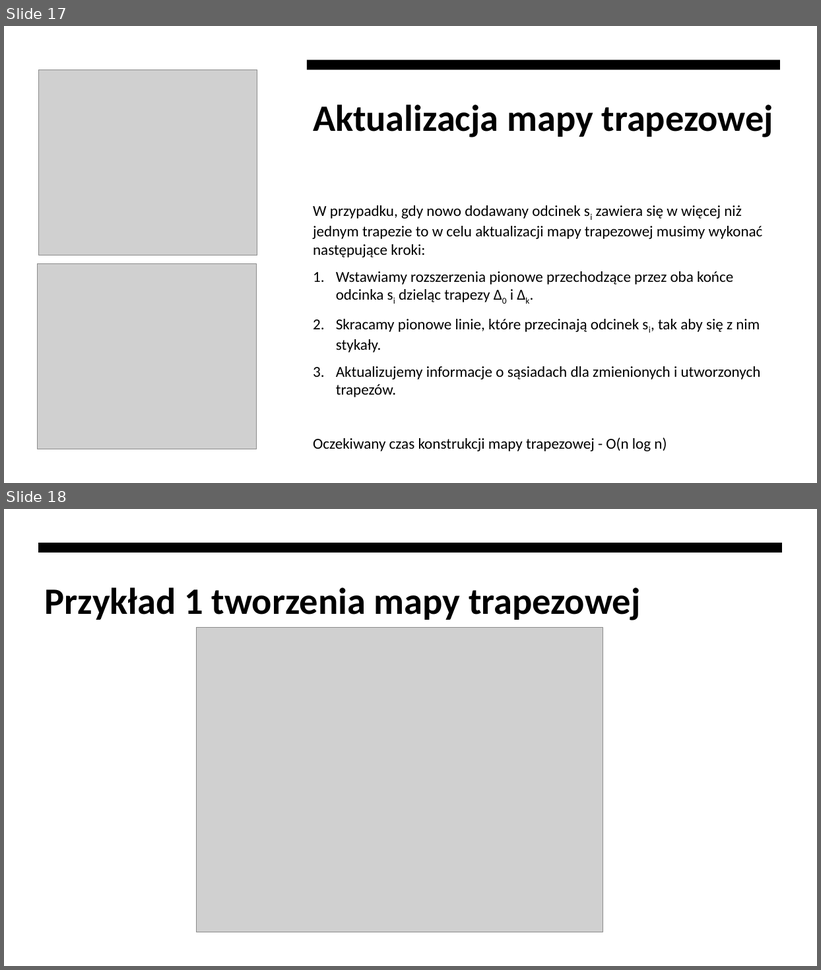
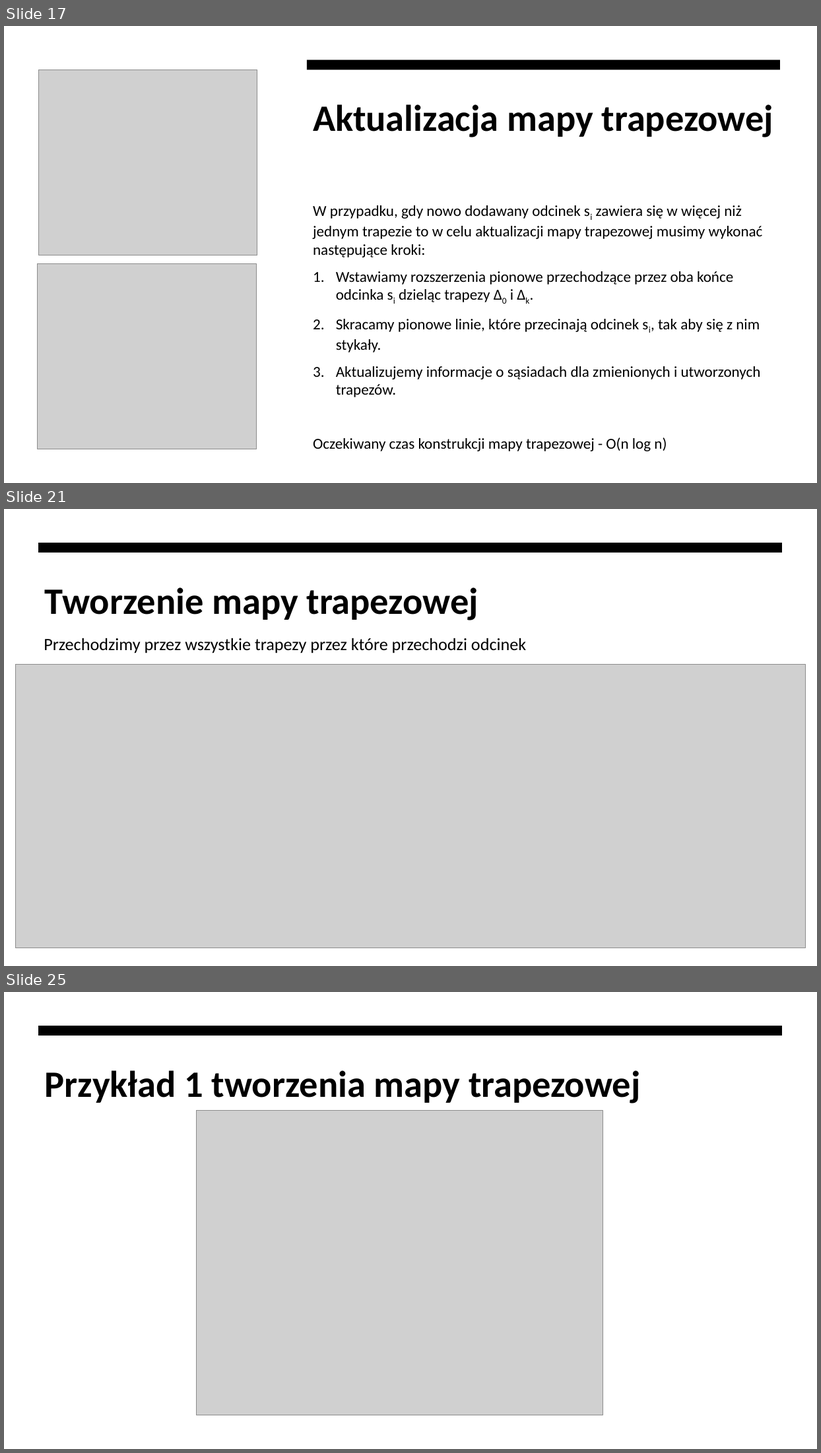
Before and after one commit to mcjwsn/Lokalizacja_punktu_na_plaszczynznie_przy_uzyciu_metody_trapezowej, a slide deck: Na razie niech zostanie powerpoint.pptx. Shown one above the other, each under a label of ours: slides 17 and 18 before the commit, slides 17, 21 and 25 after it; the slides between them are not shown. The pictures are 821x970 and 821x1453 pixels, drawn with LibreOffice and Linux fonts; fonts in the diff are those of the drawing; grey boxes stand for pictures. Boxes give left, top, right and bottom in pixels: in the first picture for what was removed or moved away, otherwise in the second. Text is boxed around its words. In the diff, an @@ line names an element or a change of style, - is before the commit and + after.

```diff
--- a/Na razie niech zostanie powerpoint.pptx
+++ b/Na razie niech zostanie powerpoint.pptx
@@ slide 21 added at [4, 509, 817, 966], background #FFFFFF @@
@@ rectangle added at [4, 509, 817, 966], fill #FFFFFF @@
@@ freeform shape added at [39, 543, 783, 553], fill #000000 @@
@@ title added at [45, 588, 479, 621], 44 pt, text #000000, bold @@
+Tworzenie mapy trapezowej
@@ text added at [44, 638, 526, 654], 20.4 pt, text #000000 @@
+Przechodzimy przez wszystkie trapezy przez które przechodzi odcinek
@@ picture added at [16, 665, 806, 948] @@
@@ what was slide 18 is now slide 25 @@
```
Also in this commit, not shown: 1 slide changed, 6 other slides added, 2 other files.
